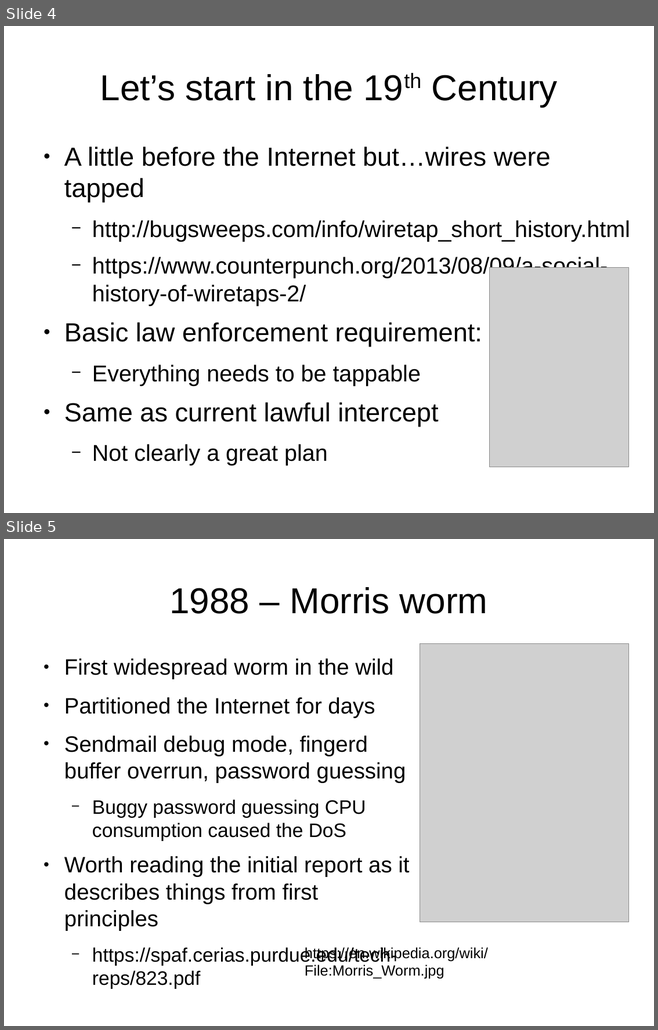
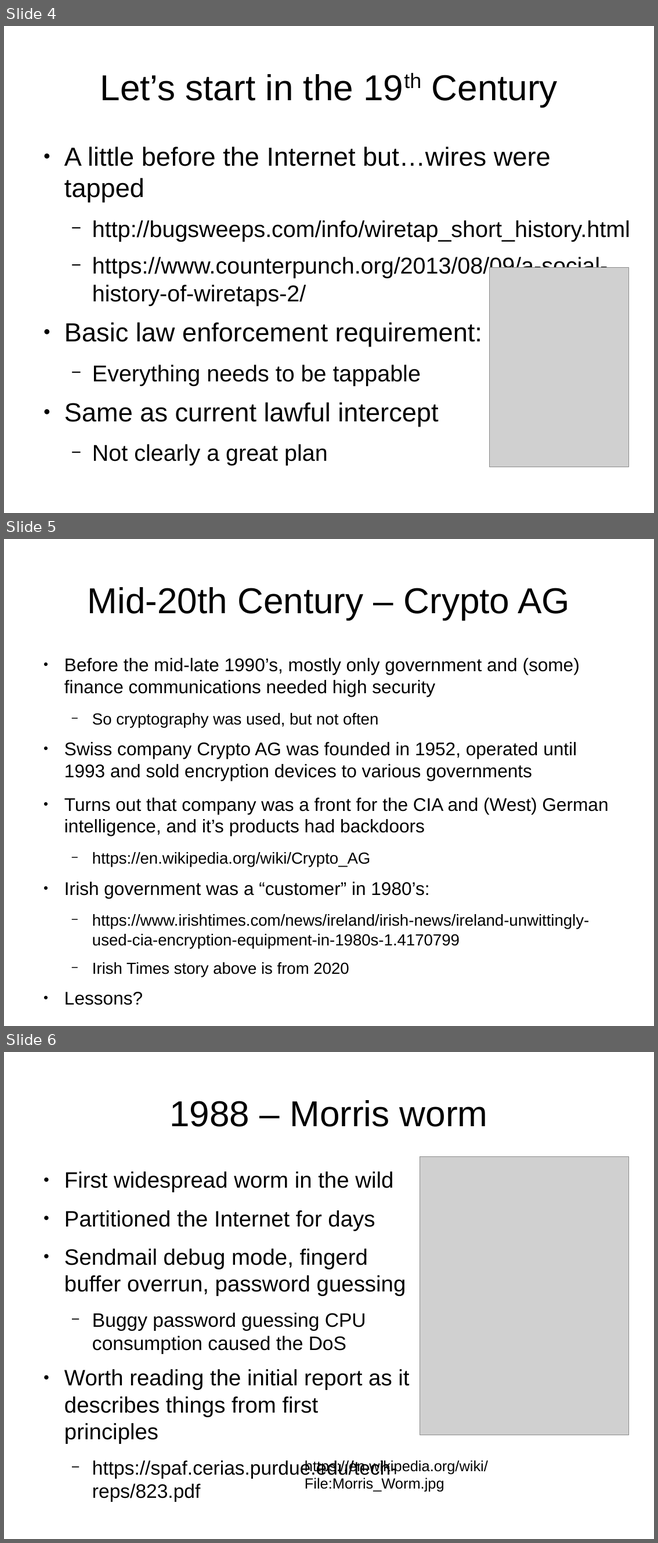
Before and after one commit to sftcd/cs7053, a slide deck: 2023lectures/heanet-farrell.odp. Shown one above the other, each under a label of ours: slides 4 and 5 before the commit, slides 4, 5 and 6 after it. The pictures are 658x1030 and 658x1543 pixels, drawn with LibreOffice and Linux fonts; fonts in the diff are those of the drawing; grey boxes stand for pictures; background and template pictures are left out. Boxes give left, top, right and bottom in pixels: in the first picture for what was removed or moved away, otherwise in the second. Text is boxed around its words. In the diff, an @@ line names an element or a change of style, - is before the commit and + after.

```diff
--- a/2023lectures/heanet-farrell.odp
+++ b/2023lectures/heanet-farrell.odp
@@ slide 5 added at box(4, 539, 654, 1026), background #FFFFFF @@
@@ title added at box(88, 587, 570, 620), 44 pt, text #000000 @@
+Mid-20th Century – Crypto AG
@@ text added at box(64, 658, 608, 1005), 22.4 pt, text #000000 @@
+● Before the mid-late 1990’s, mostly only government and (some) finance communications needed high security
+  − So cryptography was used, but not often
+● Swiss company Crypto AG was founded in 1952, operated until 1993 and sold encryption devices to various governments
+● Turns out that company was a front for the CIA and (West) German intelligence, and it’s products had backdoors
+  − https://en.wikipedia.org/wiki/Crypto_AG
+● Irish government was a “customer” in 1980’s:
+  − https://www.irishtimes.com/news/ireland/irish-news/ireland-unwittingly-used-cia-encryption-equipment-in-1980s-1.4170799
+  − Irish Times story above is from 2020
+● Lessons?
@@ what was slide 5 is now slide 6 @@
```
Also in this commit, not shown: 1 slide changed, 4 other files.
